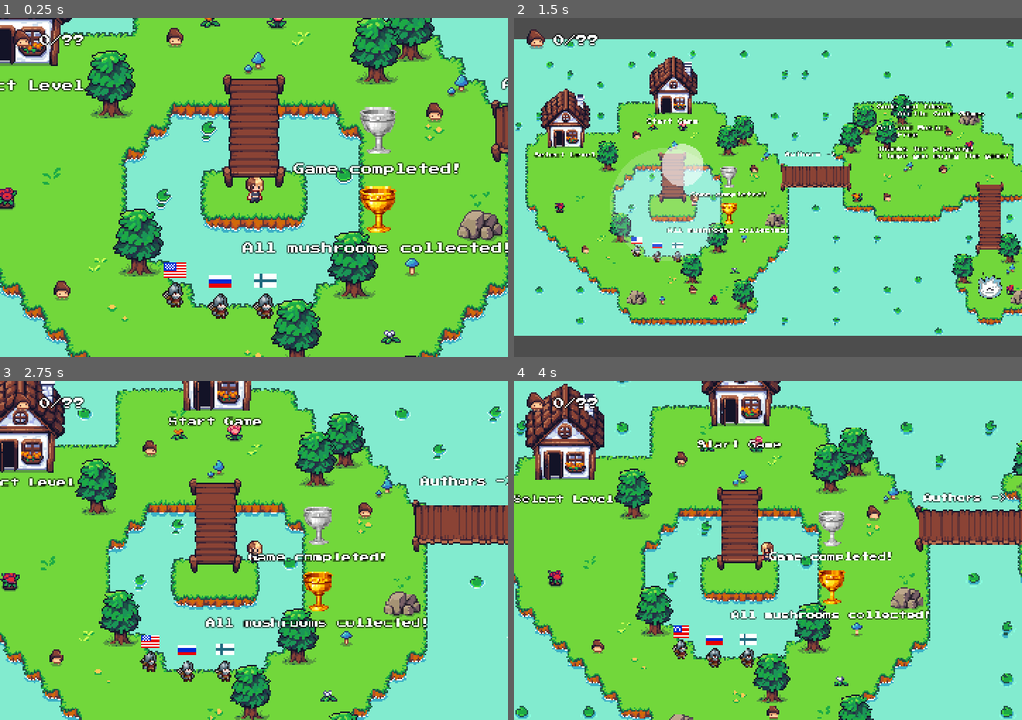
Above: before the commit, frames 1-4 (two rows, left to right).
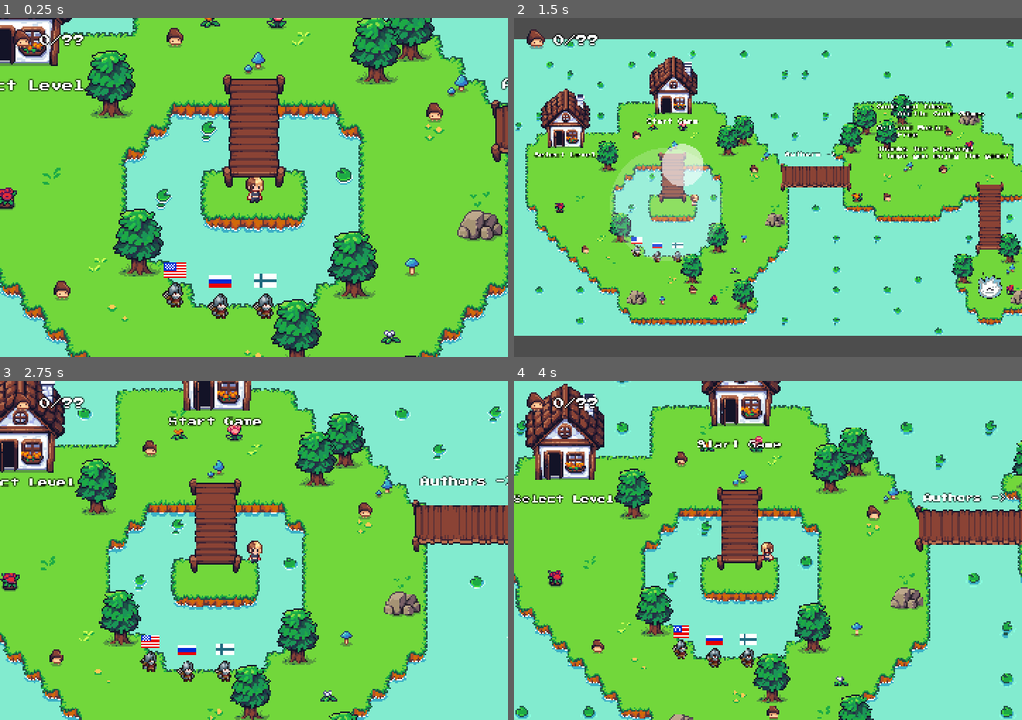
Above: after the commit, the same moments.

Repository: dmitrii-eremin/watch-your-step
Game: Godot game, scene res://scenes/levels/menu_level.tscn
The game is run twice, just before and just after one commit, with the same random seed, the same clock (stepped at 60 frames per second) and the same inputs. Sound files missing from this copy of the repository are replaced by a short silence.
Inputs (mouse positions are in pixels of both pictures, inside the frame that each line leads up to):
- Up to frame 1 (0.25 s): no input
- Up to frame 2 (1.5 s): tap Enter (ui_accept) at 0.5, 0.77 s; move the mouse to (879, 170) at 0.52 s; hold Right (go_right) 0.53-1.25 s; hold F7 (look_at_whole_world) 0.53-1.25 s; click (879, 170) at 0.67 s; drag from (666, 204) to (722, 65) at 1.27 s
- Up to frame 3 (2.75 s): move the mouse to (304, 475) at 2.02 s; hold Right (go_right) from 2.03 s (still down); hold F7 (look_at_whole_world) from 2.03 s (still down)
- Up to frame 4 (4 s): release Right (go_right) at 2.75 s; release F7 (look_at_whole_world) at 2.75 s; drag from (742, 618) to (534, 465) at 2.77 s; move the mouse to (920, 601) at 3.52 s; hold Left (go_left) from 3.53 s (still down); hold F7 (look_at_whole_world) from 3.53 s (still down); tap Enter (ui_accept) at 3.77 s

The runs differ from the first frame. In frame 1, 3.4% of the frame differs, in the area x 47-100%, y 26-70%; in frame 2, 0.7%; in frame 3, 2.4%; in frame 4, 1.9%.

Commit message:
fixed trophy sprites

Diff:
--- a/scenes/goblet.tscn
+++ b/scenes/goblet.tscn
@@ -4,19 +4,19 @@
 [ext_resource type="Texture2D" uid="uid://kkk2dkwvuh0u" path="res://assets/sprites/objects/goblets.png" id="1_w2jqe"]
 [ext_resource type="LabelSettings" uid="uid://bhlktkb5elsox" path="res://ui/hud_labels.tres" id="3_5q15c"]
 
-[sub_resource type="AtlasTexture" id="AtlasTexture_juxvy"]
-atlas = ExtResource("1_w2jqe")
-region = Rect2(0, 0, 32, 33)
-
 [sub_resource type="AtlasTexture" id="AtlasTexture_5q15c"]
 atlas = ExtResource("1_w2jqe")
-region = Rect2(32, 0, 32, 33)
+region = Rect2(0, 0, 24, 24)
+
+[sub_resource type="AtlasTexture" id="AtlasTexture_sweba"]
+atlas = ExtResource("1_w2jqe")
+region = Rect2(24, 0, 24, 24)
 
 [sub_resource type="SpriteFrames" id="SpriteFrames_sweba"]
 animations = [{
 "frames": [{
 "duration": 1.0,
-"texture": SubResource("AtlasTexture_juxvy")
+"texture": SubResource("AtlasTexture_5q15c")
 }],
 "loop": true,
 "name": &"golden",
@@ -24,7 +24,7 @@
 }, {
 "frames": [{
 "duration": 1.0,
-"texture": SubResource("AtlasTexture_5q15c")
+"texture": SubResource("AtlasTexture_sweba")
 }],
 "loop": true,
 "name": &"silver",
@@ -32,28 +32,27 @@
 }]
 
 [sub_resource type="CapsuleShape2D" id="CapsuleShape2D_juxvy"]
-radius = 5.0
-height = 16.0
+radius = 2.0
+height = 10.0
 
 [node name="Goblet" type="StaticBody2D"]
 script = ExtResource("1_juxvy")
 
 [node name="AnimatedSprite2D" type="AnimatedSprite2D" parent="."]
 sprite_frames = SubResource("SpriteFrames_sweba")
-animation = &"golden"
+animation = &"silver"
 
 [node name="CollisionShape2D" type="CollisionShape2D" parent="."]
-visible = false
-position = Vector2(0, 14)
+position = Vector2(0, 11)
 rotation = 1.5707964
 shape = SubResource("CapsuleShape2D_juxvy")
 
 [node name="Label" type="Label" parent="."]
 z_index = 2
 offset_left = -147.0
-offset_top = 23.0
+offset_top = 16.0
 offset_right = 148.0
-offset_bottom = 46.0
+offset_bottom = 39.0
 size_flags_horizontal = 6
 text = "GAME_COMPLETED"
 label_settings = ExtResource("3_5q15c")
--- a/scenes/menu_level.gd
+++ b/scenes/menu_level.gd
@@ -35,5 +35,5 @@
 	_prefs.set_language(lang)
 
 func _update_goblets() -> void:
-	_silver_goblet.visible = true # _scores.is_game_completed()
-	_golden_goblet.visible = true # _scores.is_game_completed() and _scores.is_all_mushrooms_collected()
+	_silver_goblet.visible =  _scores.is_game_completed()
+	_golden_goblet.visible =  _scores.is_game_completed() and _scores.is_all_mushrooms_collected()
Binary file changed: assets/sprites/objects/goblets.png
